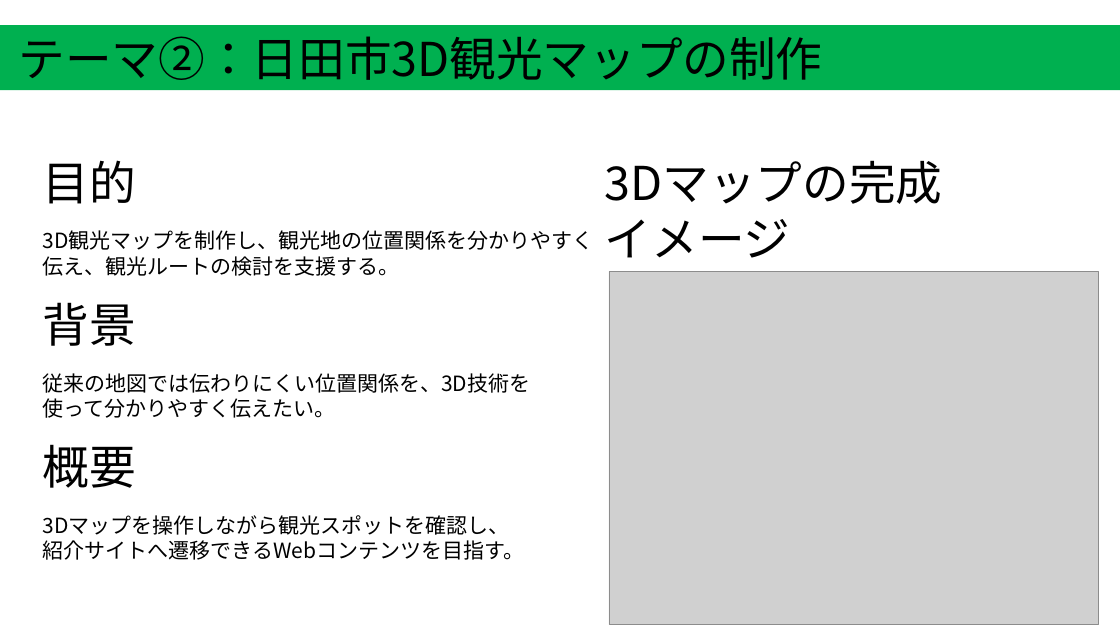
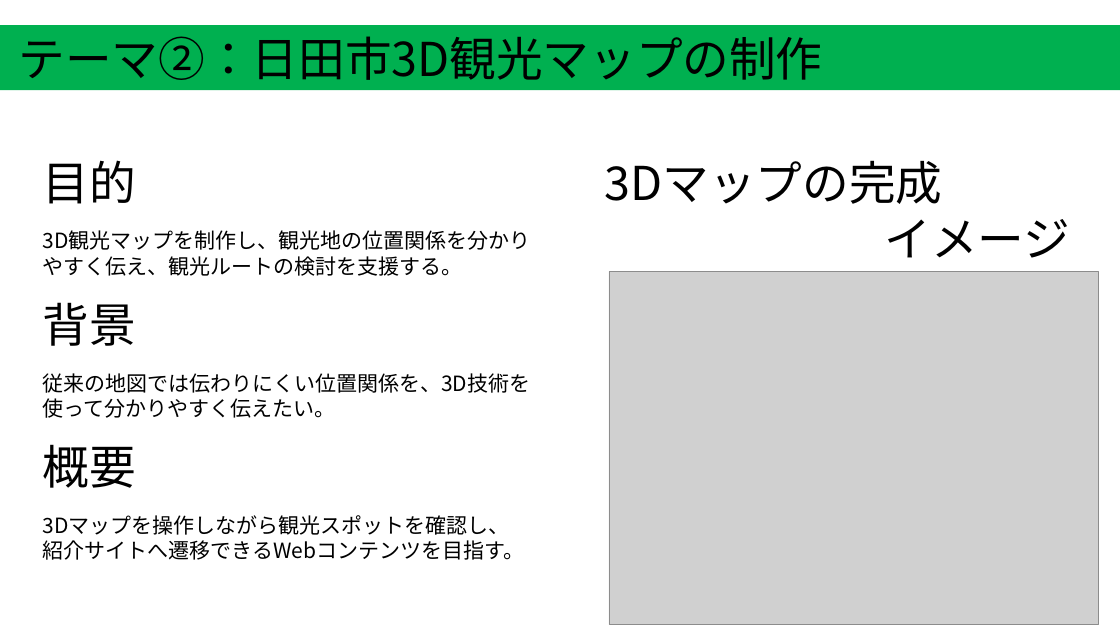
Before and after one commit to ckg25098-lang/zemi, a slide deck: slide 3 of 中間発表.pptx. Drawn at 1120x630 pixels with LibreOffice and Linux fonts; fonts in the diff are those of the drawing; grey boxes stand for pictures. Boxes give left, top, right and bottom in pixels: in the first picture for what was removed or moved away, otherwise in the second. Text is boxed around its words. In the diff, an @@ line names an element or a change of style, - is before the commit and + after.

```diff
--- a/中間発表.pptx
+++ b/中間発表.pptx
@@ text "3Dマップの完成" rewrapped from [605,160,943,258] to [605,160,1070,258] @@
@@ text at [43,230,531,276]: spaces changed @@
-3D観光マップを制作し、観光地の位置関係を分かりやすく
-伝え、観光ルートの検討を支援する。
+3D観光マップを制作し、観光地の位置関係を分かり
+やすく伝え、観光ルートの検討を支援する。
```
Also in this commit, not shown: 1 other slide changed.
